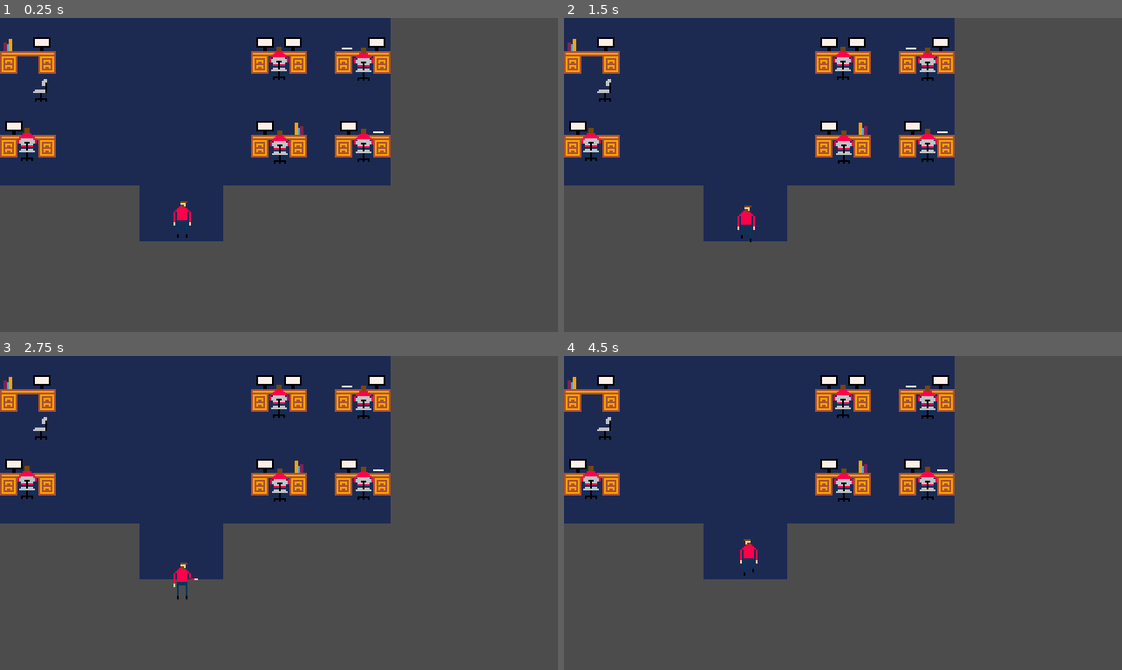
Above: before the commit, frames 1-4 (two rows, left to right).
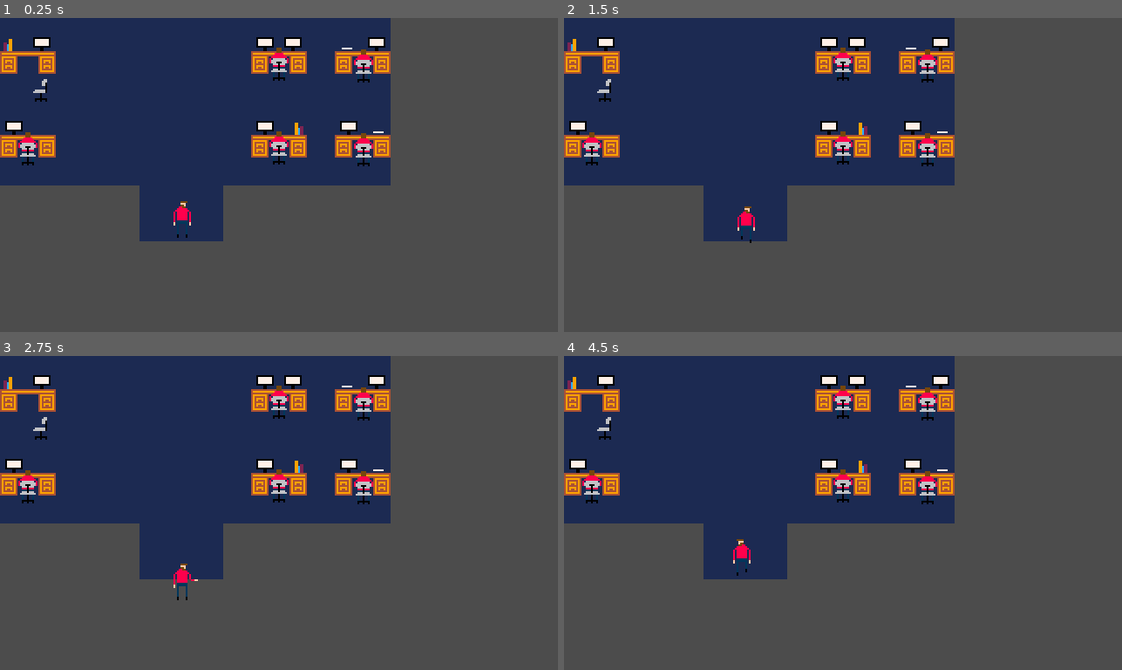
Above: after the commit, the same moments.

Repository: qhoang85/LD47
Game: Godot game, scene res://scenes/office.tscn
Two runs of this game, one before a commit and one after it. Both use one fixed random seed, a clock stepped at 60 frames per second and the inputs below. This scene is started directly instead of the project's main scene.
Inputs (mouse positions are in pixels of both pictures, inside the frame that each line leads up to):
- Up to frame 1 (0.25 s): no input
- Up to frame 2 (1.5 s): tap Enter at 0.5 s; move the mouse to (965, 159) at 0.52 s; hold D (player_right) 0.53-1.28 s; hold Space (player_use) 0.53-1.28 s; click (965, 159) at 0.67 s; move the mouse to (731, 190) at 1.27 s; hold S (player_down) from 1.28 s (still down); tap Space (player_use) at 1.35 s
- Up to frame 3 (2.75 s): move the mouse to (334, 443) at 2.02 s; release S (player_down) at 2.03 s; hold D (player_right) from 2.03 s (still down); hold Space (player_use) from 2.03 s (still down)
- Up to frame 4 (4.5 s): tap Enter at 2.75 s; move the mouse to (815, 575) at 2.77 s; release D (player_right) at 2.78 s; release Space (player_use) at 2.78 s; hold W (player_up) 2.78-3.53 s; tap Space (player_use) at 2.85, 4.35 s; click (815, 575) at 2.92 s; move the mouse to (1010, 560) at 3.52 s; hold Space (player_use) 3.53-4.28 s; hold A (player_left) from 3.53 s (still down); move the mouse to (675, 465) at 4.27 s

The runs differ from the first frame. In frame 1, 0.8% of the frame differs, in the area x 3-67%, y 9-48%; in frame 2, 0.8%; in frame 3, 0.8%; in frame 4, 1.0%, in the area x 3-67%, y 9-70%.

Commit message:
Modified player graphics. Walking sounds.

Diff:
--- a/prefabs/drone.tscn
+++ b/prefabs/drone.tscn
@@ -6,13 +6,13 @@
 extents = Vector2( 5.05452, 2.25057 )
 
 [node name="Drone" type="Node2D"]
+position = Vector2( 0.5, -16 )
 
 [node name="Sprite" type="Sprite" parent="."]
-position = Vector2( 0, -16.5227 )
 texture = ExtResource( 1 )
 
 [node name="StaticBody2D" type="StaticBody2D" parent="."]
 
 [node name="CollisionShape2D" type="CollisionShape2D" parent="StaticBody2D"]
-position = Vector2( -0.486099, -2.22217 )
+position = Vector2( -0.5, 14 )
 shape = SubResource( 1 )
--- a/prefabs/player.tscn
+++ b/prefabs/player.tscn
@@ -46,15 +46,32 @@
 "update": 1,
 "values": [ 1, 2 ]
 }
+tracks/1/type = "method"
+tracks/1/path = NodePath(".")
+tracks/1/interp = 1
+tracks/1/loop_wrap = true
+tracks/1/imported = false
+tracks/1/enabled = true
+tracks/1/keys = {
+"times": PoolRealArray( 0, 0.5 ),
+"transitions": PoolRealArray( 1, 1 ),
+"values": [ {
+"args": [  ],
+"method": "play_walk_sfx"
+}, {
+"args": [  ],
+"method": "play_walk_sfx"
+} ]
+}
 
 [sub_resource type="RectangleShape2D" id=4]
 extents = Vector2( 3.55001, 2.30208 )
 
 [node name="Player" type="Node2D"]
+position = Vector2( 0, -10 )
 script = ExtResource( 1 )
 
 [node name="Sprite" type="Sprite" parent="."]
-position = Vector2( 1.92363, -5.23226 )
 texture = ExtResource( 2 )
 hframes = 4
 
@@ -67,5 +84,5 @@
 [node name="KinematicBody2D" type="KinematicBody2D" parent="."]
 
 [node name="CollisionShape2D" type="CollisionShape2D" parent="KinematicBody2D"]
-position = Vector2( -0.0769424, 8.15617 )
+position = Vector2( 0, 8 )
 shape = SubResource( 4 )
--- a/scenes/office.tscn
+++ b/scenes/office.tscn
@@ -26,16 +26,16 @@
 position = Vector2( 104.644, 116.162 )
 
 [node name="Drone" parent="TileMap/SpriteMap" instance=ExtResource( 4 )]
-position = Vector2( 15.9936, 82.5912 )
+position = Vector2( 16.381, 68.644 )
 
 [node name="Drone2" parent="TileMap/SpriteMap" instance=ExtResource( 4 )]
-position = Vector2( 160.943, 84.0933 )
+position = Vector2( 160.556, 68.0153 )
 
 [node name="Drone3" parent="TileMap/SpriteMap" instance=ExtResource( 4 )]
-position = Vector2( 208.758, 83.0919 )
+position = Vector2( 209.145, 68.7573 )
 
 [node name="Drone4" parent="TileMap/SpriteMap" instance=ExtResource( 4 )]
-position = Vector2( 208.758, 36.2776 )
+position = Vector2( 208.952, 21.1681 )
 
 [node name="Drone5" parent="TileMap/SpriteMap" instance=ExtResource( 4 )]
-position = Vector2( 160.442, 35.7769 )
+position = Vector2( 160.442, 20.0863 )
--- a/scripts/player.gd
+++ b/scripts/player.gd
@@ -56,3 +56,8 @@
 		$AnimationPlayer.play("idle")
 	else:
 		$AnimationPlayer.play("use")
+
+
+func play_walk_sfx():
+	if !self.is_reflection:
+		sfx.play("step")
--- a/utils/sfx.gd
+++ b/utils/sfx.gd
@@ -7,7 +7,8 @@
 	"explosion" : load(sounds_path + "explosion.wav"),
 	"click" : load(sounds_path + "click.wav"),
 	"hurt" : load(sounds_path + "hurt.wav"),
-	"melee" : load(sounds_path + "melee.wav")
+	"melee" : load(sounds_path + "melee.wav"),
+	"step" : load(sounds_path + "step.wav")
 }
 
 onready var sound_players = get_children()
Not shown, added: audio/sfx/step.wav.import
Binary file changed: graphics/player.png
Not shown, added: audio/sfx/step.wav
Not shown, changed: source/player.xcf
